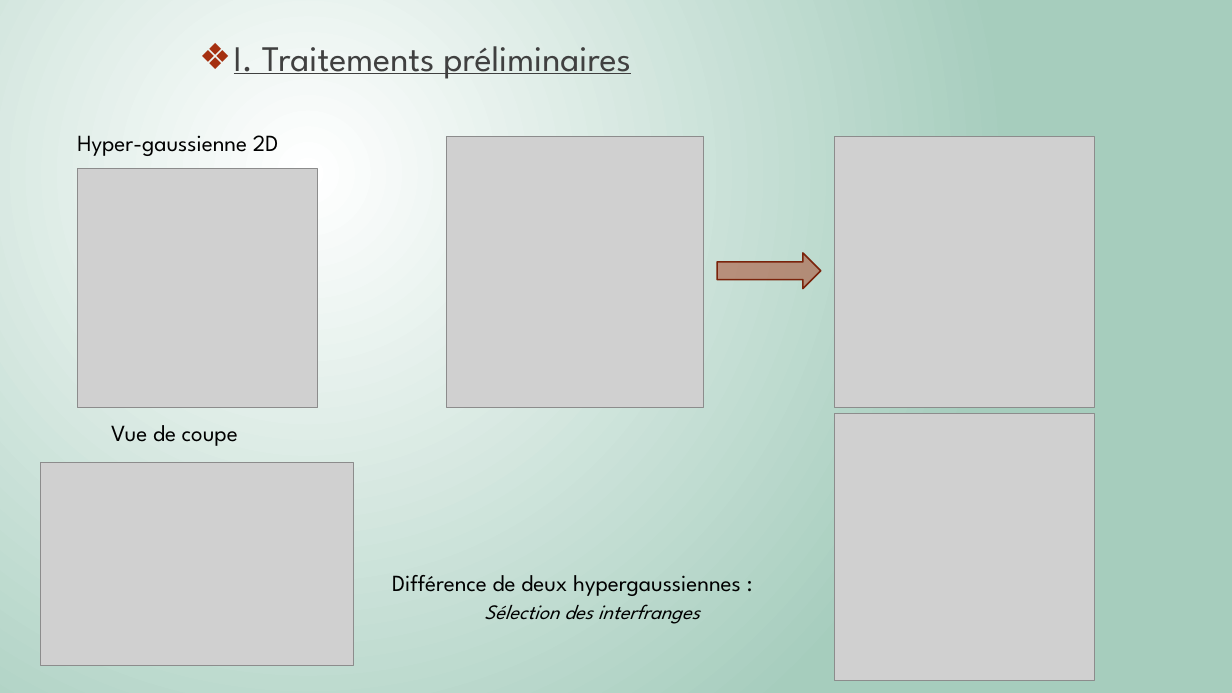
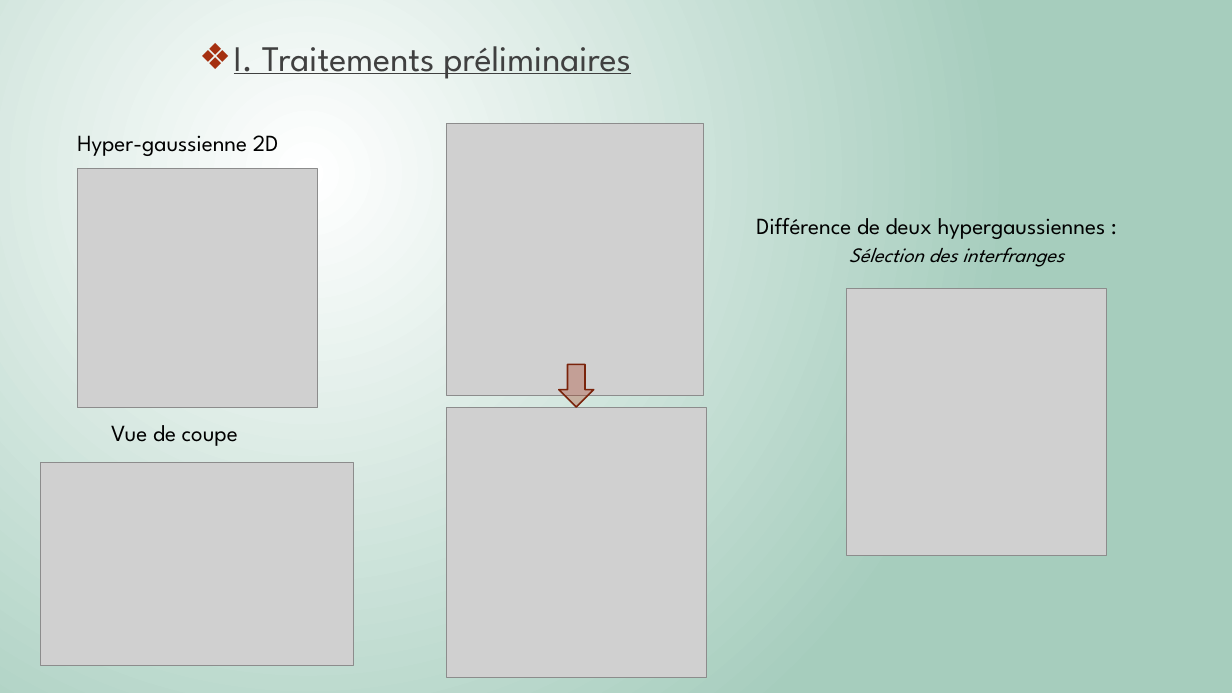
Before and after one commit to Killian-Herveau/PIMS, a slide deck: slide 8 of Pres_Avril/PresentationPIMSAvrilA.pptx. Drawn at 1232x693 pixels with LibreOffice and Linux fonts; fonts in the diff are those of the drawing; grey boxes stand for pictures. Boxes give left, top, right and bottom in pixels: in the first picture for what was removed or moved away, otherwise in the second. Text is boxed around its words. In the diff, an @@ line names an element or a change of style, - is before the commit and + after.

```diff
--- a/Pres_Avril/PresentationPIMSAvrilA.pptx
+++ b/Pres_Avril/PresentationPIMSAvrilA.pptx
@@ picture: place and size @@
-picture at <box>446,136,704,408</box>
+picture at <box>446,124,704,396</box>
@@ text "Différence de deux hypergaussiennes : ...": place and size @@
-text "Différence de deux hypergaussiennes : ..." at <box>392,575,741,624</box>
+text "Différence de deux hypergaussiennes : ..." at <box>756,218,1106,267</box>
@@ right arrow removed at <box>717,253,821,289</box> @@
@@ picture: place and size @@
-picture at <box>836,414,1095,681</box>
+picture at <box>848,288,1107,555</box>
@@ down arrow added at <box>559,364,594,407</box>, fill #A53010 at 30% opacity, outline #7A240C 1.25 pt @@
@@ picture: place and size @@
-picture at <box>836,137,1095,408</box>
+picture at <box>446,408,706,678</box>
```
Also in this commit, not shown: 6 other slides changed, 1 slide removed, 5 other files.
